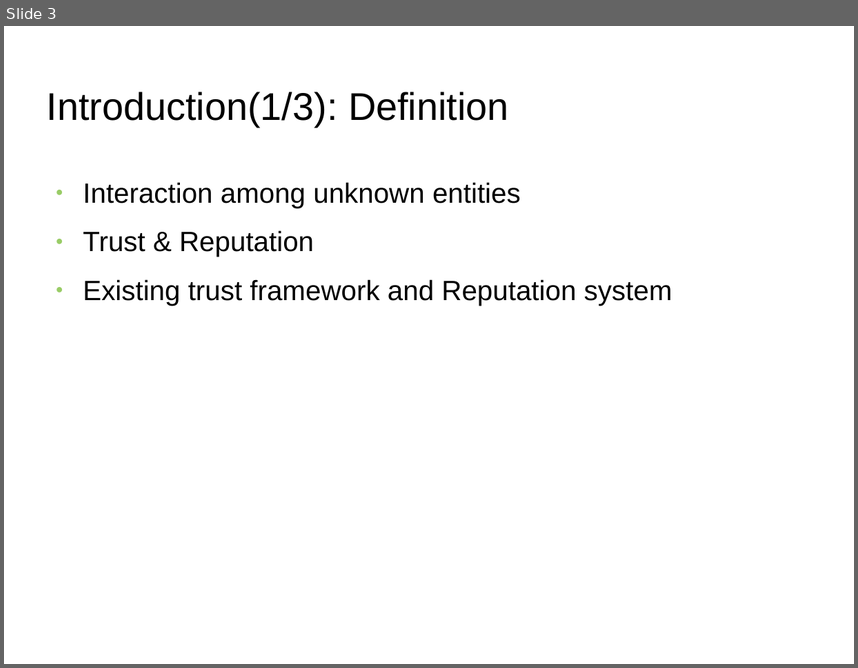
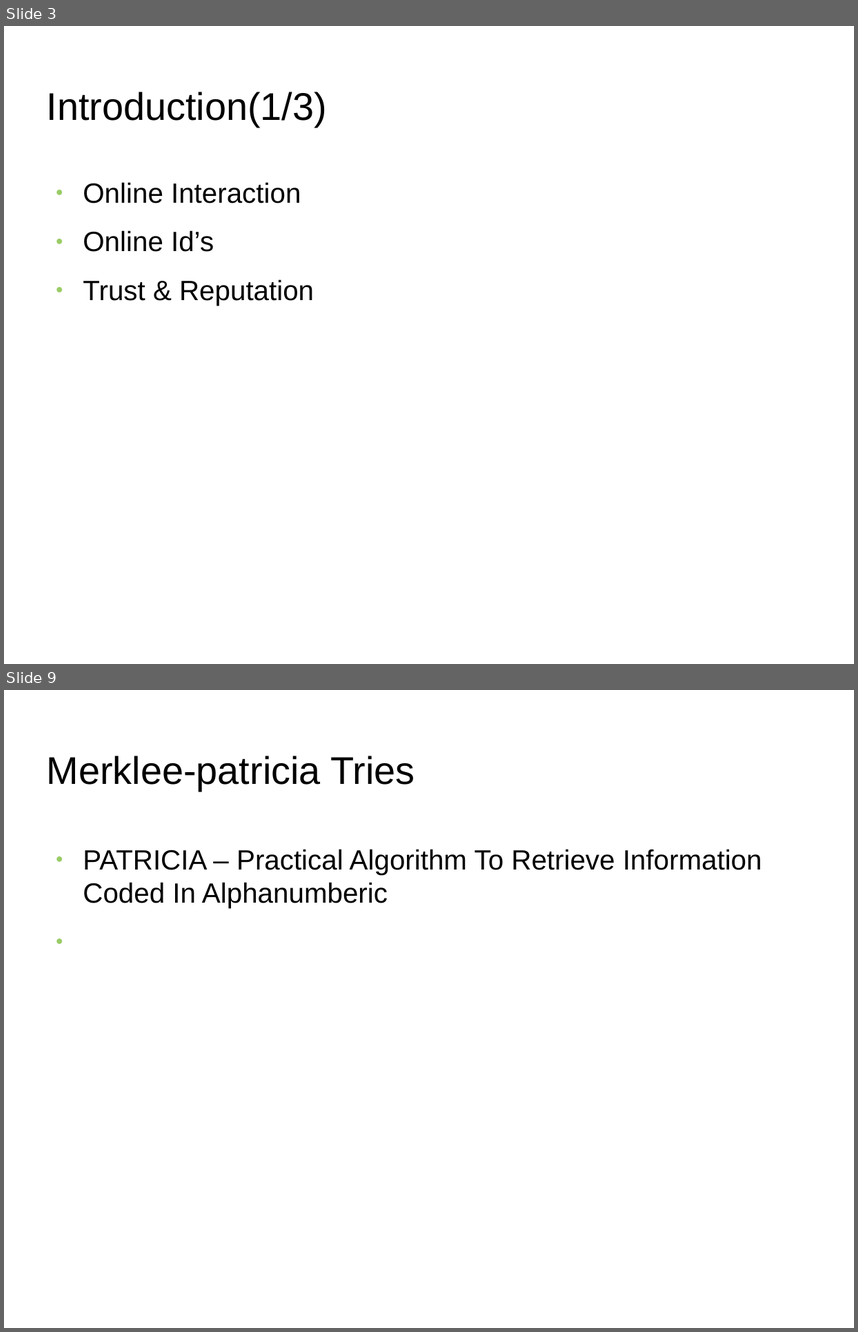
Before and after one commit to s2-t2/blockchain_reputation_system, a slide deck: documents/Presentation/Presentation.odp. Shown one above the other, each under a label of ours: slide 3 before the commit, slides 3 and 9 after it; the slides between them are not shown. The pictures are 858x668 and 858x1332 pixels, drawn with LibreOffice and Linux fonts; fonts in the diff are those of the drawing; background and template pictures are left out. Boxes give left, top, right and bottom in pixels: in the first picture for what was removed or moved away, otherwise in the second. Text is boxed around its words. In the diff, an @@ line names an element or a change of style, - is before the commit and + after.

```diff
--- a/documents/Presentation/Presentation.odp
+++ b/documents/Presentation/Presentation.odp
@@ slide 9 added at [4, 690, 854, 1328], background picture (left out) @@
@@ title added at [47, 756, 415, 791], 36 pt, text #000000 @@
+Merklee-patricia Tries
@@ text added at [83, 849, 762, 908], 26 pt, text #000000 @@
+● PATRICIA – Practical Algorithm To Retrieve Information Coded In Alphanumberic
@@ slide 3 changed as well @@
@@ title at [47, 92, 328, 127]: text changed @@
-Introduction(1/3): Definition
+Introduction(1/3)
@@ text at [83, 182, 301, 252]: text changed @@
-● Interaction among unknown entities
+● Online Interaction
+● Online Id’s
@@ text at [83, 279, 673, 305]: paragraph removed @@
-● Existing trust framework and Reputation system
```
Also in this commit, not shown: 5 other slides changed, 16 other slides added, 5 slides removed, 10 other files.
